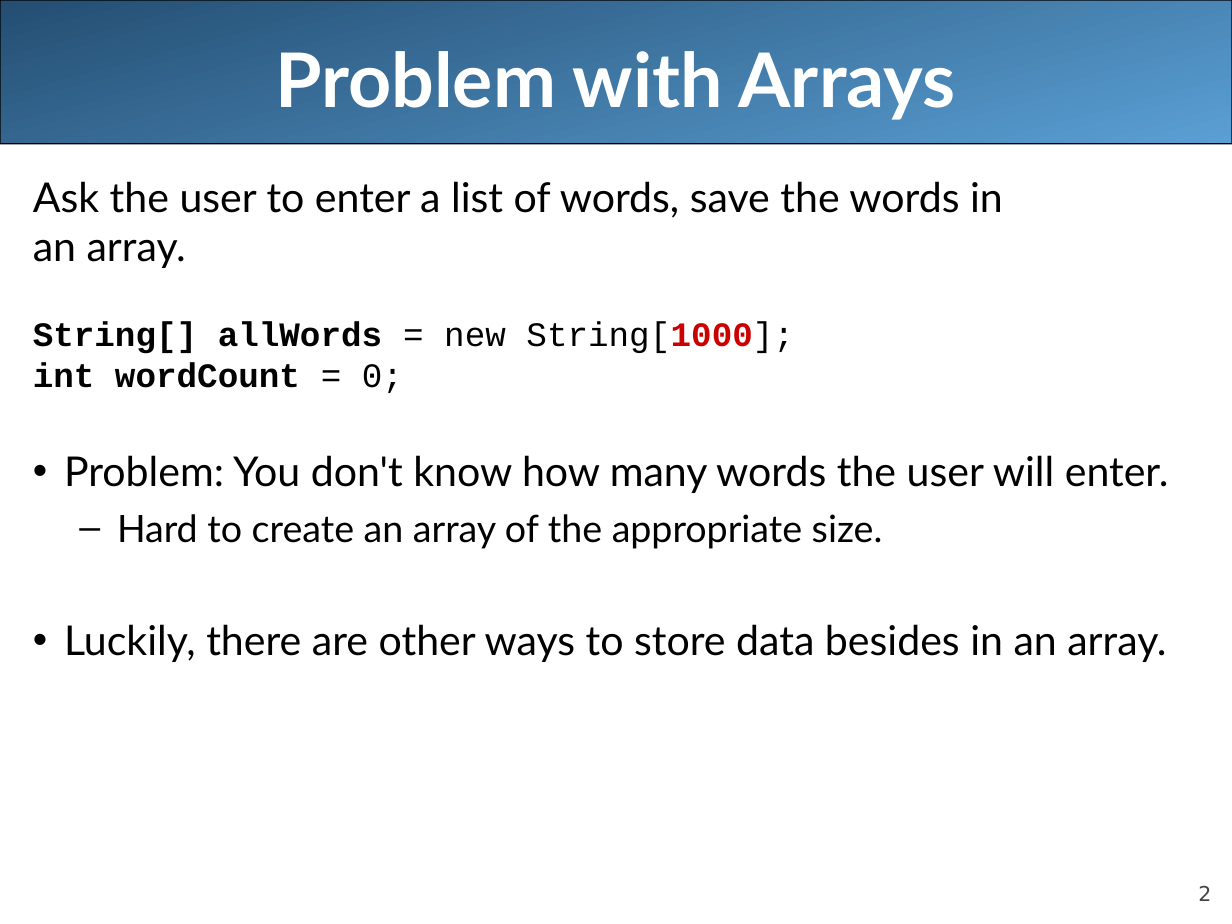
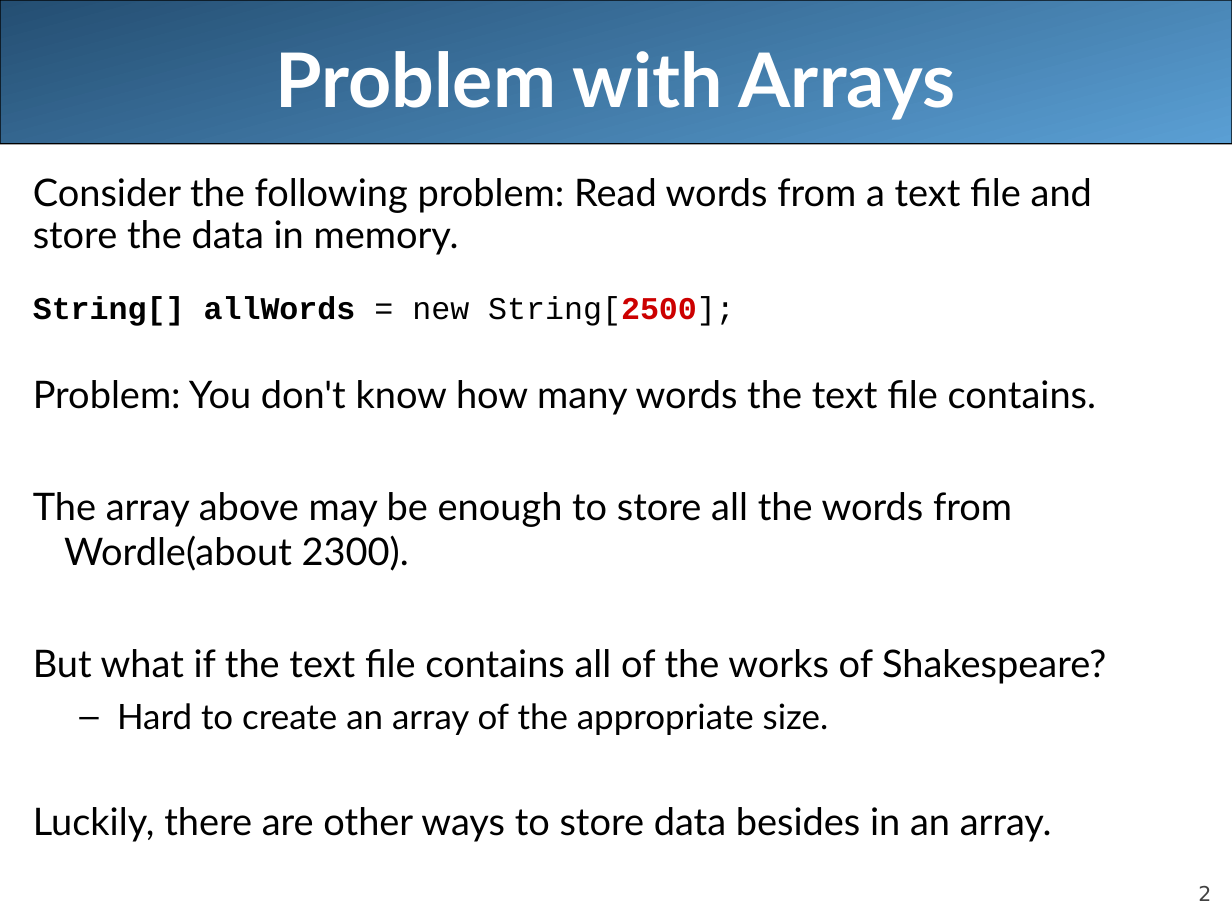
Before and after one commit to LongBaoNguyen/longbaonguyen.github.io, a slide deck: slide 2 of courses/apcsa/lecture18.ppt. Drawn at 1232x924 pixels with LibreOffice and Linux fonts; fonts in the diff are those of the drawing. Boxes give left, top, right and bottom in pixels: in the first picture for what was removed or moved away, otherwise in the second. Text is boxed around its words. In the diff, an @@ line names an element or a change of style, - is before the commit and + after.

```diff
--- a/courses/apcsa/lecture18.ppt
+++ b/courses/apcsa/lecture18.ppt
@@ text at bbox=[33, 178, 1106, 684]: text changed; size 24 to 22.2 pt @@
-Ask the user to enter a list of words, save the words in
-an array.
-String[] allWords = new String[1000];
-int wordCount = 0;
-• Problem: You don't know how many words the user will enter.
+Consider the following problem: Read words from a text file and
+store the data in memory.
+String[] allWords = new String[2500];
+Problem: You don't know how many words the text file contains.
+The array above may be enough to store all the words from Wordle(about 2300).
+But what if the text file contains all of the works of Shakespeare?
@@ text at bbox=[33, 703, 1052, 842]: size 22 to 20.4 pt in "Hard to create an array of the ..."; size 24 to 22.2 pt in "Luckily, there are other ways to store ..."; bullet • to none @@
```
Also in this commit, not shown: 5 other slides changed, 1 slide removed, 10 other files.
